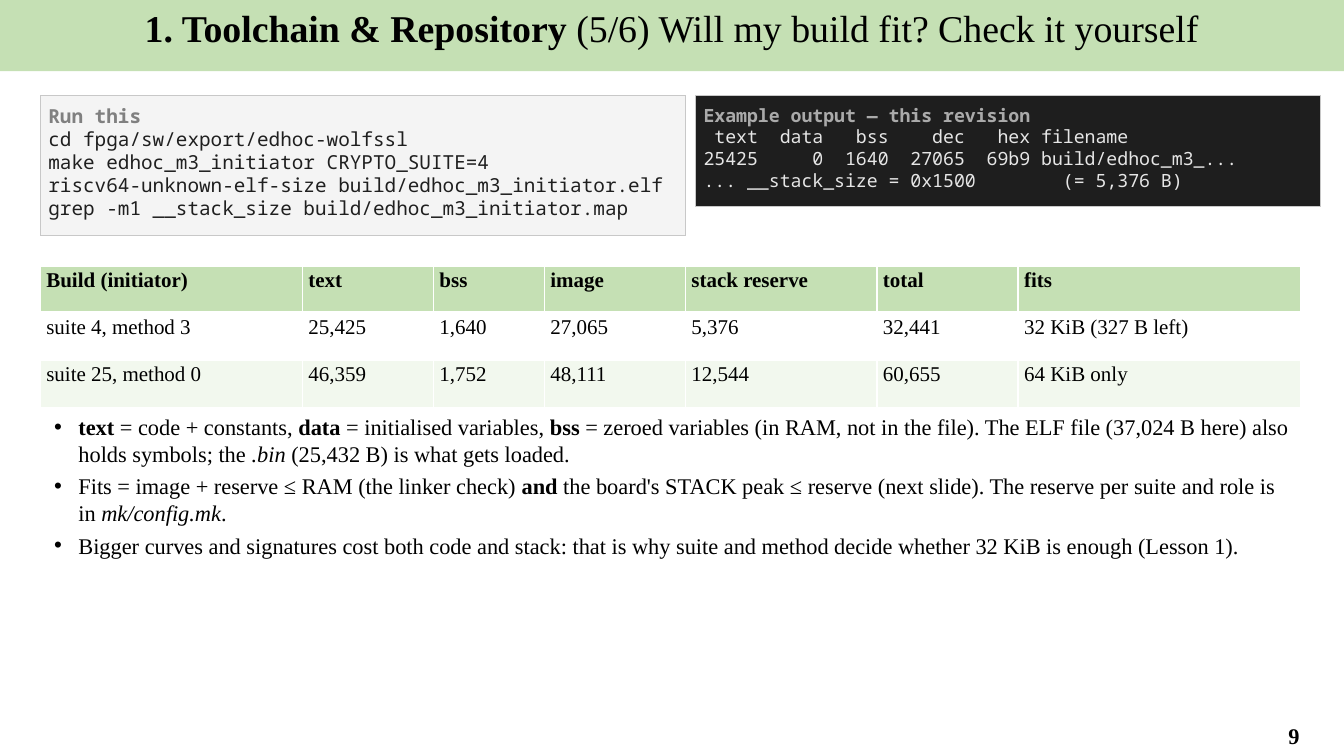
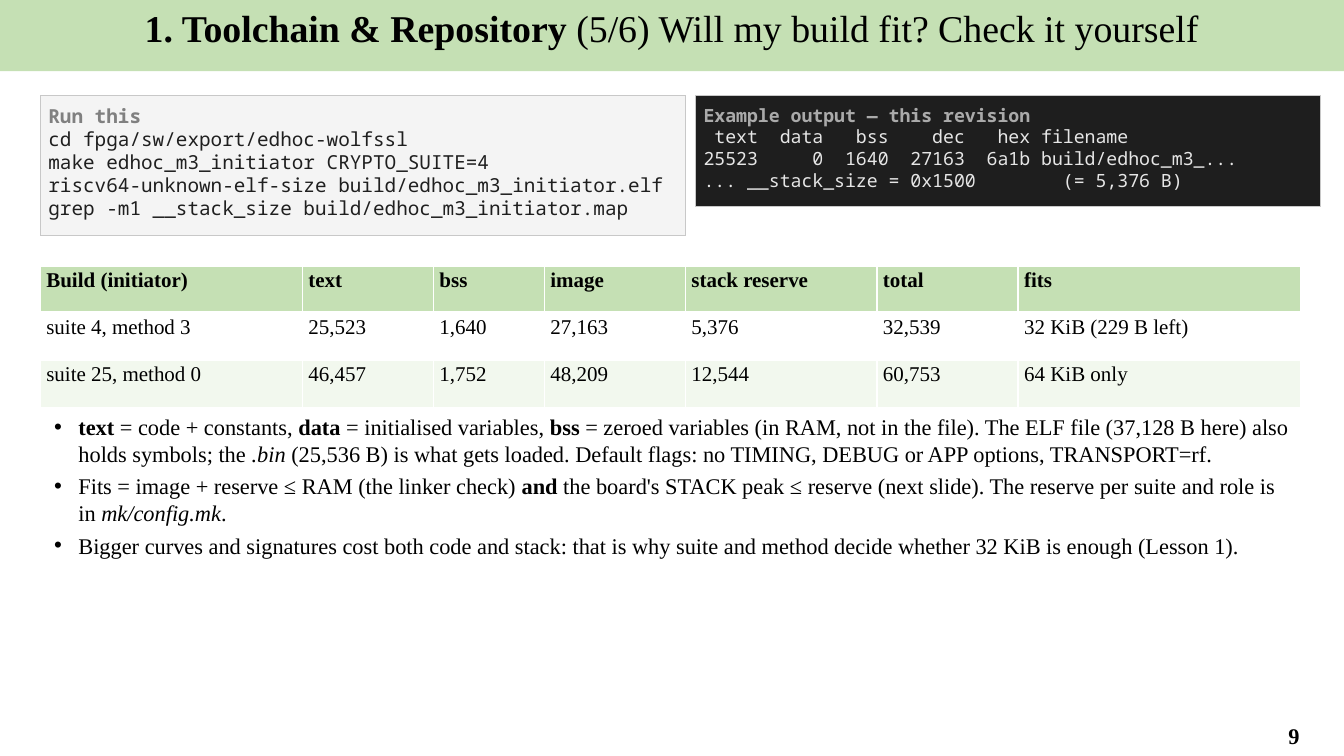
Before and after one commit to Khaiduy/chipyard-edhoc, a slide deck: slide 9 of fpga/sw/export/docs/slides/02_Software_environment_and_tests.pptx. Drawn at 1344x756 pixels with LibreOffice and Linux fonts; fonts in the diff are those of the drawing. Boxes give left, top, right and bottom in pixels: in the first picture for what was removed or moved away, otherwise in the second. Text is boxed around its words. In the diff, an @@ line names an element or a change of style, - is before the commit and + after.

```diff
--- a/fpga/sw/export/docs/slides/02_Software_environment_and_tests.pptx
+++ b/fpga/sw/export/docs/slides/02_Software_environment_and_tests.pptx
@@ text in rectangle at box(704, 151, 1237, 168): text changed @@
-25425 0 1640 27065 69b9 build/edhoc_m3_...
+25523 0 1640 27163 6a1b build/edhoc_m3_...
@@ table at box(40, 266, 1301, 407) @@
-row 2: suite 4, method 3 | 25,425 | 1,640 | 27,065 | 5,376 | 32,441 | 32 KiB (327 B left)
+row 2: suite 4, method 3 | 25,523 | 1,640 | 27,163 | 5,376 | 32,539 | 32 KiB (229 B left)
-row 3: suite 25, method 0 | 46,359 | 1,752 | 48,111 | 12,544 | 60,655 | 64 KiB only
+row 3: suite 25, method 0 | 46,457 | 1,752 | 48,209 | 12,544 | 60,753 | 64 KiB only
@@ text at box(78, 419, 1288, 467): text changed @@
-• text = code + constants, data = initialised variables, bss = zeroed variables (in RAM, not in the file). The ELF file (37,024 B here) also holds symbols; the .bin (25,432 B) is what gets loaded.
+• text = code + constants, data = initialised variables, bss = zeroed variables (in RAM, not in the file). The ELF file (37,128 B here) also holds symbols; the .bin (25,536 B) is what gets loaded. Default flags: no TIMING, DEBUG or APP options, TRANSPORT=rf.
```
Also in this commit, not shown: 2 other slides changed, 13 other files.
